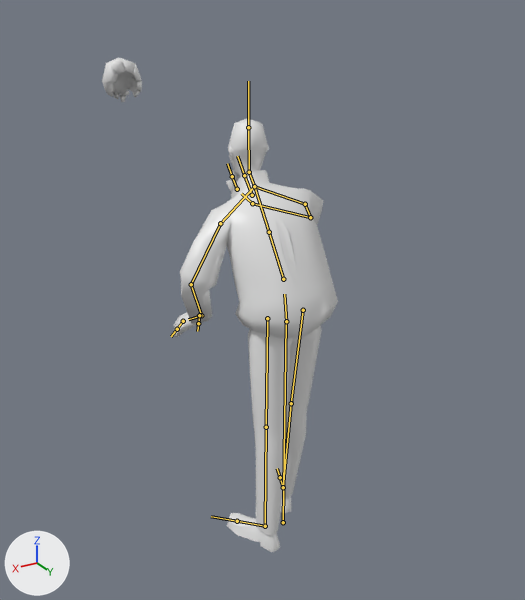
Two versions of the FBX model Assets/Models/Characters/Rig_Mick.fbx, one commit apart.
One viewpoint serves both versions: a 50 mm camera at (0.18, 6.98, 2.04) aimed at (-1.42, 4.31, 0.71). Arrows for +X, +Y and +Z are at lower left; the lights stay in place. Both versions are drawn at the pose saved in each file; the numbers are the values there. The bones that bend it are drawn over the model as lines.

The first picture shows 'Mick', 'char_Face_Mick'.
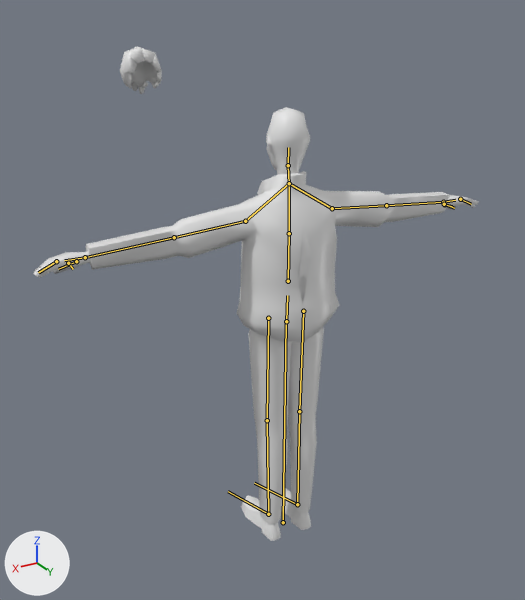
Location of each change, (x1, y1, x2, y2) in pixels of the pictures (525 x 600 px):
'Mick', posed (171% wider)
    before: (174, 119, 338, 552)
    after: (33, 107, 479, 541)
'char_Face_Mick', posed (9% taller)
    before: (102, 58, 142, 102)
    after: (120, 46, 162, 94)
bone 'hips', root to tip
    before: (286, 321) to (284, 294)
    after: (286, 321) to (287, 295)
bone 'spine.001', root to tip
    before: (283, 279) to (269, 232)
    after: (288, 281) to (289, 233)
bone 'head', root to tip
    before: (249, 172) to (248, 127)
    after: (288, 165) to (288, 147)
bone 'Arm.L', root to tip
    before: (220, 223) to (191, 284)
    after: (245, 221) to (174, 237)
bone 'Forearm.L', root to tip
    before: (191, 284) to (201, 315)
    after: (174, 237) to (85, 257)
bone 'Hand.L', root to tip
    before: (201, 315) to (188, 319)
    after: (85, 257) to (64, 260)
bone 'HandFingers.L', root to tip
    before: (183, 321) to (177, 329)
    after: (56, 261) to (38, 272)
bone 'HandThumb.L', root to tip
    before: (199, 315) to (198, 323)
    after: (76, 261) to (58, 269)
bone 'Arm.R', root to tip
    before: (305, 204) to (310, 217)
    after: (332, 208) to (386, 205)
bone 'Forearm.R', root to tip
    before: (310, 217) to (252, 203)
    after: (386, 205) to (443, 202)
bone 'Hand.R', root to tip
    before: (252, 203) to (241, 193)
    after: (443, 202) to (455, 200)
bone 'Leg.L', root to tip
    before: (267, 318) to (266, 427)
    after: (268, 318) to (267, 420)
bone 'Shin.L', root to tip
    before: (266, 427) to (265, 526)
    after: (267, 420) to (268, 514)
bone 'Foot.L', root to tip
    before: (265, 526) to (237, 521)
    after: (268, 514) to (228, 491)
bone 'Leg.R', root to tip
    before: (303, 310) to (291, 403)
    after: (303, 311) to (299, 411)
bone 'Foot.R', root to tip
    before: (283, 487) to (280, 477)
    after: (297, 504) to (254, 483)

The change, as a diff of the scene's bpy script:
```diff
--- a/Assets/Models/Characters/Rig_Mick.fbx.py
+++ b/Assets/Models/Characters/Rig_Mick.fbx.py
@@ bone_hips @@
 bone_hips = bpy.data.objects['Armature_Mick'].pose.bones['hips']  # child of 'Root'
-bone_hips.rotation_quaternion = (0.996, 0.084, -0.008, -0.013)  # degrees (10, -1, -2)
+bone_hips.rotation_quaternion = (1.0, 0.0, 0.0, 0.0)  # degrees (0, 0, 0)
@@ bone_spine_001 @@
 bone_spine_001 = bpy.data.objects['Armature_Mick'].pose.bones['spine.001']  # child of 'hips'
-bone_spine_001.rotation_quaternion = (0.981, 0.189, -0.019, -0.029)  # degrees (22, -2, -4)
+bone_spine_001.rotation_quaternion = (1.0, 0.0, 0.0, 0.0)  # degrees (0, 0, 0)
@@ bone_head @@
 bone_head = bpy.data.objects['Armature_Mick'].pose.bones['head']  # child of 'neck'
-bone_head.rotation_quaternion = (0.961, -0.271, 0.028, 0.041)  # degrees (-31, 4, 4)
+bone_head.rotation_quaternion = (1.0, 0.0, 0.0, 0.0)  # degrees (0, 0, 0)
@@ bone_arm_l @@
 bone_arm_l = bpy.data.objects['Armature_Mick'].pose.bones['Arm.L']  # child of 'Shoulder.L'
-bone_arm_l.rotation_quaternion = (0.929, -0.361, 0.077, 0.031)  # degrees (-42, 10, 0)
+bone_arm_l.rotation_quaternion = (0.996, -0.009, 0.089, -0.03)  # degrees (-1, 10, -4)
@@ bone_forearm_l @@
 bone_forearm_l = bpy.data.objects['Armature_Mick'].pose.bones['Forearm.L']  # child of 'Arm.L'
-bone_forearm_l.rotation_quaternion = (0.761, -0.337, 0.0, -0.554)  # degrees (-34, -22, -65)
+bone_forearm_l.rotation_quaternion = (0.998, 0.03, 0.0, 0.05)  # degrees (3, 0, 6)
@@ bone_hand_l @@
 bone_hand_l = bpy.data.objects['Armature_Mick'].pose.bones['Hand.L']  # child of 'Forearm.L'
-bone_hand_l.rotation_quaternion = (0.886, 0.449, 0.027, 0.113)  # degrees (53, -3, 13)
+bone_hand_l.rotation_quaternion = (0.996, -0.014, -0.091, -0.016)  # degrees (-1, -10, -2)
@@ bone_handfingers_l @@
 bone_handfingers_l = bpy.data.objects['Armature_Mick'].pose.bones['HandFingers.L']  # child of 'Hand.L'
-bone_handfingers_l.rotation_quaternion = (0.987, -0.049, -0.152, 0.014)  # degrees (-6, -17, 3)
+bone_handfingers_l.rotation_quaternion = (1.0, 0.0, 0.0, 0.0)  # degrees (0, 0, 0)
@@ bone_handthumb_l @@
 bone_handthumb_l = bpy.data.objects['Armature_Mick'].pose.bones['HandThumb.L']  # child of 'Hand.L'
-bone_handthumb_l.rotation_quaternion = (0.96, -0.134, -0.127, -0.212)  # degrees (-12, -18, -23)
+bone_handthumb_l.rotation_quaternion = (1.0, 0.0, 0.0, 0.0)  # degrees (0, 0, 0)
@@ bone_arm_r @@
 bone_arm_r = bpy.data.objects['Armature_Mick'].pose.bones['Arm.R']  # child of 'Shoulder.R'
-bone_arm_r.rotation_quaternion = (0.822, -0.222, 0.236, 0.468)  # degrees (-10, 37, 56)
+bone_arm_r.rotation_quaternion = (0.996, -0.009, -0.089, 0.03)  # degrees (-1, -10, 4)
@@ bone_forearm_r @@
 bone_forearm_r = bpy.data.objects['Armature_Mick'].pose.bones['Forearm.R']  # child of 'Arm.R'
-bone_forearm_r.rotation_quaternion = (0.439, -0.467, 0.0, 0.768)  # degrees (-36, 46, 105)
+bone_forearm_r.rotation_quaternion = (0.998, 0.03, 0.0, -0.05)  # degrees (3, 0, -6)
@@ bone_hand_r @@
 bone_hand_r = bpy.data.objects['Armature_Mick'].pose.bones['Hand.R']  # child of 'Forearm.R'
-bone_hand_r.rotation_quaternion = (0.537, 0.016, 0.818, 0.206)  # degrees (-46, 119, -30)
+bone_hand_r.rotation_quaternion = (0.996, -0.014, 0.091, 0.016)  # degrees (-1, 10, 2)
@@ bone_leg_l @@
 bone_leg_l = bpy.data.objects['Armature_Mick'].pose.bones['Leg.L']  # child of 'hips'
-bone_leg_l.rotation_quaternion = (0.999, -0.038, -0.012, -0.037)  # degrees (-4, -1, -4)
+bone_leg_l.rotation_quaternion = (1.0, 0.0, -0.01, 0.0)  # degrees (0, -1, 0)
@@ bone_shin_l @@
 bone_shin_l = bpy.data.objects['Armature_Mick'].pose.bones['Shin.L']  # child of 'Leg.L'
-bone_shin_l.rotation_quaternion = (1.0, -0.02, 0.0, -0.001)  # degrees (-2, 0, 0)
+bone_shin_l.rotation_quaternion = (1.0, 0.0, 0.0, 0.0)  # degrees (0, 0, 0)
@@ bone_foot_l @@
 bone_foot_l = bpy.data.objects['Armature_Mick'].pose.bones['Foot.L']  # child of 'Shin.L'
-bone_foot_l.rotation_quaternion = (0.983, -0.02, -0.097, -0.154)  # degrees (-1, -11, -18)
+bone_foot_l.rotation_quaternion = (1.0, 0.0, 0.004, 0.009)  # degrees (0, 0, 1)
@@ bone_leg_r @@
 bone_leg_r = bpy.data.objects['Armature_Mick'].pose.bones['Leg.R']  # child of 'hips'
-bone_leg_r.rotation_quaternion = (0.989, -0.147, 0.005, -0.018)  # degrees (-17, 0, -2)
+bone_leg_r.rotation_quaternion = (1.0, 0.0, 0.01, 0.0)  # degrees (0, 1, 0)
@@ bone_foot_r @@
 bone_foot_r = bpy.data.objects['Armature_Mick'].pose.bones['Foot.R']  # child of 'Shin.R'
-bone_foot_r.rotation_quaternion = (0.979, 0.061, 0.057, 0.185)  # degrees (8, 5, 22)
+bone_foot_r.rotation_quaternion = (1.0, 0.0, -0.004, -0.009)  # degrees (0, 0, -1)
```
